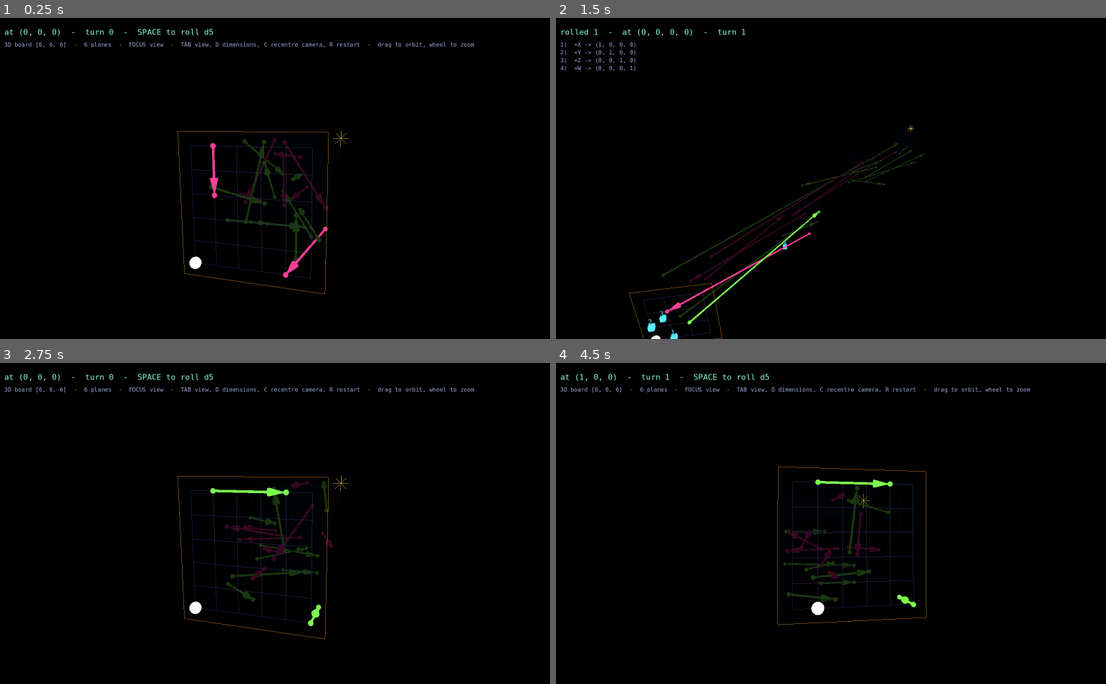
Above: before the commit, frames 1-4 (two rows, left to right).
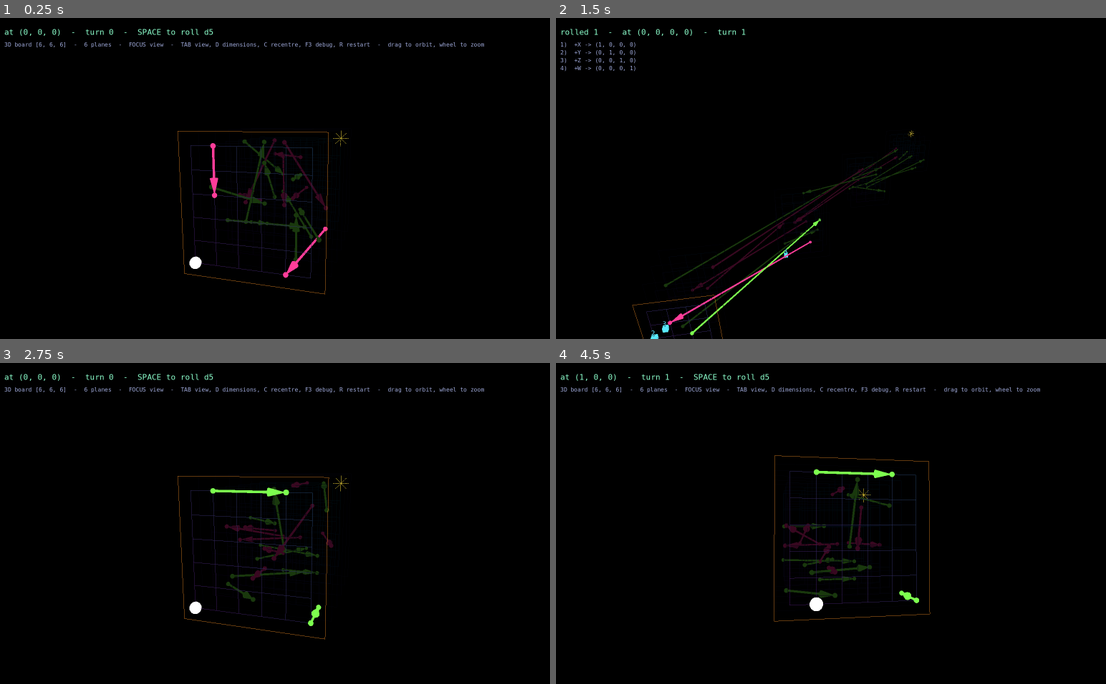
Above: after the commit, the same moments.

Repository: SamTech37/snakes-and-ladder-Ndim
Game: Godot game, scene res://src/main/main.tscn
Same seed, same stepped clock (60 frames per second), same inputs: the game is played once before the commit and once after it.
Inputs (mouse positions are in pixels of both pictures, inside the frame that each line leads up to):
- Up to frame 1 (0.25 s): no input
- Up to frame 2 (1.5 s): tap Enter (ui_accept) at 0.5, 0.77, 1.25 s; move the mouse to (963, 162) at 0.52 s; hold D 0.53-1.25 s; tap C at 0.6 s; click (963, 162) at 0.67 s; drag from (721, 194) to (809, 242) at 1.27 s
- Up to frame 3 (2.75 s): tap Enter (ui_accept) at 2 s; move the mouse to (335, 452) at 2.02 s; hold D from 2.03 s (still down); tap R at 2.1 s; click (335, 452) at 2.17 s; tap C at 2.3 s
- Up to frame 4 (4.5 s): release D at 2.75 s; drag from (809, 587) to (666, 475) at 2.77 s; tap Enter (ui_accept) at 3.5, 3.77 s; move the mouse to (1007, 571) at 3.52 s; tap 1 at 3.6 s; click (1007, 571) at 3.67 s; tap C at 3.8 s; drag from (666, 475) to (748, 443) at 4.27 s

The runs differ from the first frame. In frame 1, 0.2% of the frame differs, in the area x 54-89%, y 7-10%; in frame 2, 2.9%; in frame 3, 0.3%; in frame 4, 3.8%, in the area x 39-89%, y 7-82%.

Commit message:
feat: unlock the orbit, animate recentring, add an axis debug view
Pitch was clamped just short of overhead. That clamp predates this work but there
was no reason to keep it now that yaw and pitch are both wrapped rather than
accumulated: past vertical the view is upside down and horizontal drag reverses,
which is what a free orbit on an Euler rig does. Both axes now wrap.

C no longer snaps. It tweens to the view's angle through the same shortest-way
rebase the view switch uses, so recentring after several turns of orbiting does not
unwind them on screen. Nothing that moves the camera should cut -- written up as
rule 6 in CLAUDE.md, along with the wrap-never-clamp rule.

F3 draws an arrow per lattice axis from the start cell, along the direction a +1
step on that axis actually moves -- X red, Y green, Z blue, W yellow, V magenta,
U cyan -- with a tick per cell, plus a HUD line giving yaw, pitch, zoom and spread.
The directions come back out of the projection rather than being assumed, so they
stay correct for W and V and through the spread tween. tests/shot.gd takes a
'debug' argument so the gizmo can be screenshotted.

Co-Authored-By: Claude Opus 5 <noreply@anthropic.com>

Diff:
--- a/src/main/main.gd
+++ b/src/main/main.gd
@@ -22,6 +22,17 @@
 const C_SNAKE := Color(1.0, 0.24, 0.60)
 const C_GOAL := Color(1.0, 0.89, 0.25)
 
+## Debug gizmo, one per lattice axis in AXIS_NAMES order: X Y Z W V U.
+const AXIS_COLOR_NAMES := ["red", "green", "blue", "yellow", "magenta", "cyan"]
+const C_AXIS := [
+	Color(1.0, 0.28, 0.28),
+	Color(0.35, 1.0, 0.35),
+	Color(0.40, 0.58, 1.0),
+	Color(1.0, 0.85, 0.20),
+	Color(1.0, 0.40, 1.0),
+	Color(0.35, 1.0, 1.0),
+]
+
 ## What a plane that is neither yours nor a destination drops to. Dimmed, not hidden:
 ## the stack has to stay visible or FOCUS stops being a view of the board.
 const DIM := 0.22
@@ -99,6 +110,9 @@
 ## Where the camera was left in FOCUS, so TAB-ing back returns to the angle you were
 ## using rather than snapping to the default. SPREAD is deliberately not remembered.
 var parked := {}
+
+## F3: axis gizmo plus a numeric camera readout.
+var debug := false
 var zoom := 20.0
 ## Half the board's depth along the view axis, so the camera can be pulled back clear
 ## of the nearest plane rather than starting inside the stack.
@@ -174,8 +188,38 @@
 		_plane_frame(im, p, (C_HERE if p == here else C_FRAME) * _fade(p, lit))
 
 	_star(im, _world(Board.goal_coords(size)), 0.45, C_GOAL)
+	if debug:
+		_draw_axes(im)
 	im.surface_end()
 	_draw_links(lit)
+
+
+## One arrow per lattice axis, from the start cell along the direction a +1 step on
+## that axis actually moves. Taken from the projection rather than assumed, so it
+## stays correct for W and V and all the way through the spread tween.
+func _draw_axes(im: ImmediateMesh) -> void:
+	var base := Board.index_to_coords(0, size)
+	var origin := _world(base)
+	for k in size.size():
+		if size[k] < 2:
+			continue
+		var one := base.duplicate()
+		one[k] = 1
+		var step := _world(one) - origin
+		if step.length() < 0.001:
+			continue
+		var dir := step.normalized()
+		var color: Color = C_AXIS[k % C_AXIS.size()]
+		var tip := origin + dir * 3.5
+		_line(im, origin, tip, color)
+		# Barbs, so the arrow still reads when the axis points at the camera.
+		var side := _perp(dir) * 0.25
+		_line(im, tip, tip - dir * 0.6 + side, color)
+		_line(im, tip, tip - dir * 0.6 - side, color)
+		# A tick per cell, so the axis is countable as well as directional.
+		for i in range(1, mini(size[k], 7)):
+			var at := origin + step * float(i)
+			_line(im, at - side * 0.6, at + side * 0.6, color)
 
 
 ## Links are real geometry, not lines and not billboards: a shaft cylinder, a cone
@@ -359,6 +403,7 @@
 	# nine times round leaves yaw nine turns from where it started, and a plain lerp
 	# to the stored angle then unwinds every one of them on screen.
 	yaw = to_angle.x + wrapf(yaw - to_angle.x, -PI, PI)
+	pitch = to_angle.y + wrapf(pitch - to_angle.y, -PI, PI)
 	var from_angle := Vector2(yaw, pitch)
 	var from_spread := spread
 	var to_spread := 1.0 if v == View.SPREAD else 0.0
@@ -380,6 +425,24 @@
 	new_game()
 
 
+## Flies the camera to an angle instead of snapping to it. Nothing that moves the
+## camera should cut: an instant jump costs the player their bearings and reads as a
+## glitch rather than a move.
+func _tween_angle(to: Vector2, secs := 0.45) -> void:
+	# Same shortest-way rebase as the view switch, so a reset after several turns of
+	# orbiting does not unwind all of them on screen.
+	yaw = to.x + wrapf(yaw - to.x, -PI, PI)
+	pitch = to.y + wrapf(pitch - to.y, -PI, PI)
+	var from := Vector2(yaw, pitch)
+	var t := create_tween()
+	t.tween_method(func(u: float):
+			var a := from.lerp(to, u)
+			yaw = a.x
+			pitch = a.y
+			_frame_camera(), 0.0, 1.0, secs) \
+		.set_trans(Tween.TRANS_CUBIC).set_ease(Tween.EASE_IN_OUT)
+
+
 func _view_angle(v: View) -> Vector2:
 	return A_FLAT if v == View.SPREAD else A_ISO
 
@@ -437,6 +500,23 @@
 
 
 func _refresh_hud() -> void:
+	_write_hud()
+	if debug:
+		menu.text += "\n" + _debug_line()
+
+
+## Camera numbers and the axis legend, so an orbit that ends up somewhere strange can
+## be read rather than guessed at. Colours match the gizmo drawn by _draw_axes().
+func _debug_line() -> String:
+	var legend := PackedStringArray()
+	for k in size.size():
+		var name := AXIS_NAMES[k] if k < AXIS_NAMES.length() else str(k)
+		legend.append("%s %s" % [name, AXIS_COLOR_NAMES[k % AXIS_COLOR_NAMES.size()]])
+	return "dbg  yaw %+.2f (%+.0f deg)  pitch %+.2f (%+.0f deg)  zoom %.1f  spread %.2f  |  %s" % [
+			yaw, rad_to_deg(yaw), pitch, rad_to_deg(pitch), zoom, spread, ",  ".join(legend)]
+
+
+func _write_hud() -> void:
 	if won:
 		status.text = "WIN in %d turns  -  R to restart" % turns
 		menu.text = ""
@@ -445,7 +525,7 @@
 	var mode := "SPREAD" if view == View.SPREAD else "FOCUS"
 	if roll == 0:
 		status.text = "at %s  -  turn %d  -  SPACE to roll d%d" % [here, turns, die_faces()]
-		menu.text = "%dD board %s  -  %d planes  -  %s view  -  TAB view, D dimensions, C recentre camera, R restart  -  drag to orbit, wheel to zoom" \
+		menu.text = "%dD board %s  -  %d planes  -  %s view  -  TAB view, D dimensions, C recentre, F3 debug, R restart  -  drag to orbit, wheel to zoom" \
 				% [size.size(), str(size), Board.plane_count(size), mode]
 		return
 	status.text = "rolled %d  -  at %s  -  turn %d" % [roll, here, turns]
@@ -545,10 +625,12 @@
 		elif event.button_index == MOUSE_BUTTON_WHEEL_DOWN and event.pressed:
 			_set_zoom(zoom * 1.1)
 	elif event is InputEventMouseMotion and dragging:
-		# Wrapped, so yaw never drifts to some large multiple of a turn away from the
-		# angles it gets compared against.
+		# Both wrapped, never clamped, so neither drifts to some large multiple of a
+		# turn away from the angles it gets compared against. Pitch used to stop just
+		# short of overhead; past vertical the view is upside down and horizontal drag
+		# reverses, which is what a free orbit on an Euler rig does.
 		yaw = wrapf(yaw - event.relative.x * 0.006, -PI, PI)
-		pitch = clampf(pitch - event.relative.y * 0.006, -1.4, 1.4)
+		pitch = wrapf(pitch - event.relative.y * 0.006, -PI, PI)
 		rig.rotation = Vector3(pitch, yaw, 0.0)
 	elif event is InputEventKey and event.pressed and not event.echo:
 		# ponytail: R, TAB and the number keys read raw keycodes rather than adding
@@ -559,15 +641,16 @@
 			_set_view(View.FOCUS if view == View.SPREAD else View.SPREAD)
 		elif event.keycode == KEY_C:
 			# Orbit is free, which means it is easy to end up looking at nothing.
-			# C puts the camera back where the current view wants it, and forgets the
-			# parked angle so the reset is not undone on the next trip through TAB.
-			var a := _view_angle(view)
-			yaw = a.x
-			pitch = a.y
+			# C flies the camera back to where the current view wants it, and forgets
+			# the parked angle so the reset is not undone on the next trip through TAB.
 			parked.erase(view)
-			_frame_camera()
+			_tween_angle(_view_angle(view))
 		elif event.keycode == KEY_D:
 			_cycle_size()
+		elif event.keycode == KEY_F3:
+			debug = not debug
+			_draw_board()
+			_refresh_hud()
 		elif busy or won:
 			return
 		elif event.is_action_pressed("ui_accept") and moves.is_empty():
--- a/tests/shot.gd
+++ b/tests/shot.gd
@@ -27,6 +27,7 @@
 	# no markers at all and printed three null-access errors.
 	await process_frame
 
+	m.debug = args.has("debug")
 	if args.size() > 3 and args[3] == "roll":
 		m.do_roll()
 	# Straight to the end state of the view rather than waiting on the tween.
Not shown, changed: CLAUDE.md
